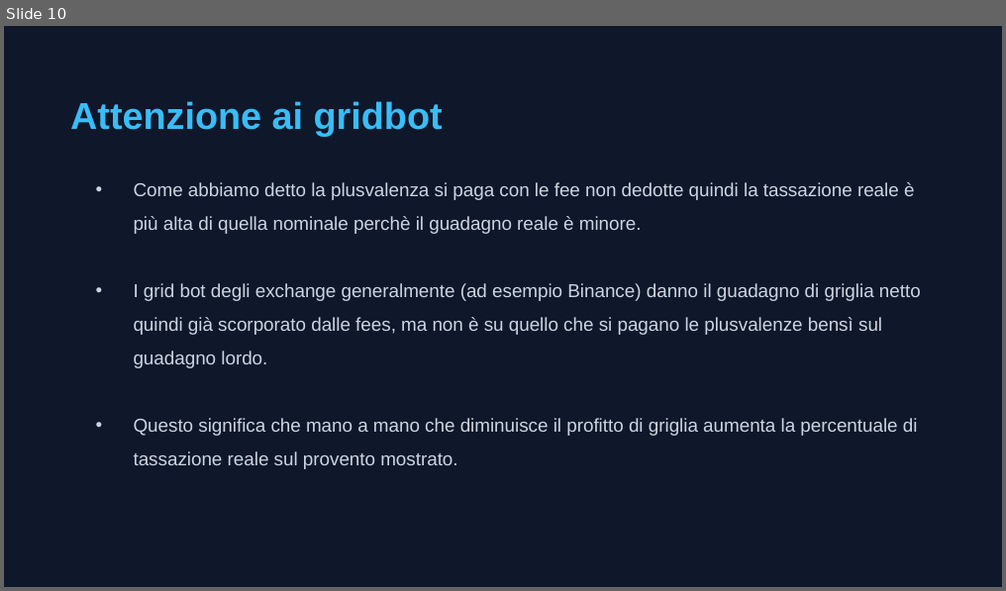
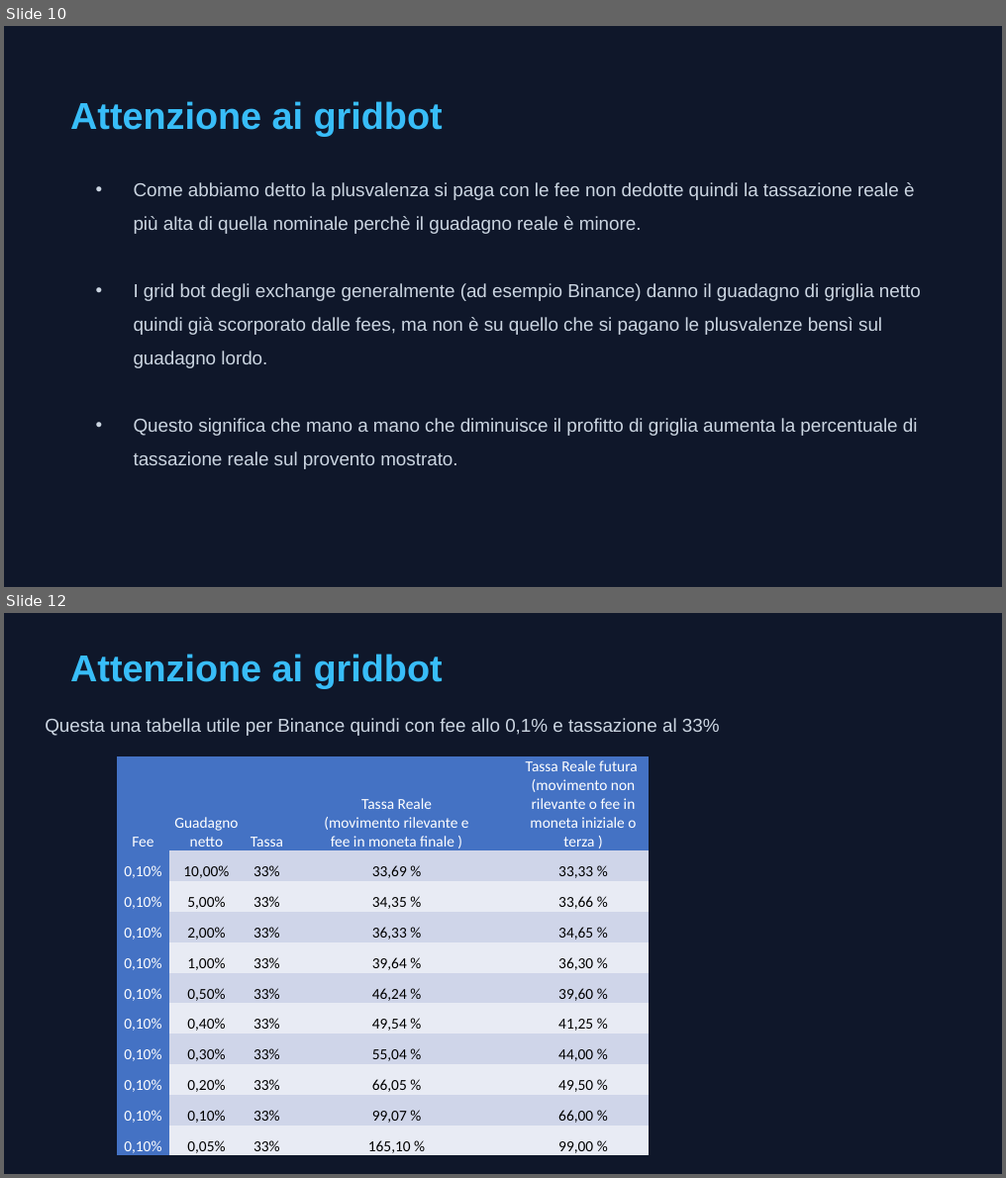
Before and after one commit to Lucapasselli/GiacenzeCrypto, a slide deck: Documentazione/Gestione delle fee.pptx. Shown one above the other, each under a label of ours: slide 10 before the commit, slides 10 and 12 after it; the slides between them are not shown. The pictures are 1006x591 and 1006x1178 pixels, drawn with LibreOffice and Linux fonts; fonts in the diff are those of the drawing. Boxes give left, top, right and bottom in pixels: in the first picture for what was removed or moved away, otherwise in the second. Text is boxed around its words. In the diff, an @@ line names an element or a change of style, - is before the commit and + after.

```diff
--- a/Documentazione/Gestione delle fee.pptx
+++ b/Documentazione/Gestione delle fee.pptx
@@ slide 12 added at (x1=4, y1=613, x2=1002, y2=1174), background #0F172A @@
@@ text added at (x1=70, y1=654, x2=443, y2=688), 27 pt, text #38BDF8, bold @@
+Attenzione ai gridbot
@@ text added at (x1=45, y1=718, x2=720, y2=736), 13.5 pt, text #CBD5E1 @@
+Questa una tabella utile per Binance quindi con fee allo 0,1% e tassazione al 33%
@@ table added at (x1=117, y1=757, x2=648, y2=1157), 11 rows, 7 columns @@
+Fee | Guadagno netto | Tassa |  | Tassa Reale (movimento rilevante e fee in moneta finale ) |  | Tassa Reale futura (movimento non rilevante o fee in moneta iniziale o terza )
+0,10% | 10,00% | 33% |  | 33,69 % |  | 33,33 %
+0,10% | 5,00% | 33% |  | 34,35 % |  | 33,66 %
+0,10% | 2,00% | 33% |  | 36,33 % |  | 34,65 %
+0,10% | 1,00% | 33% |  | 39,64 % |  | 36,30 %
+0,10% | 0,50% | 33% |  | 46,24 % |  | 39,60 %
+0,10% | 0,40% | 33% |  | 49,54 % |  | 41,25 %
+0,10% | 0,30% | 33% |  | 55,04 % |  | 44,00 %
+0,10% | 0,20% | 33% |  | 66,05 % |  | 49,50 %
+0,10% | 0,10% | 33% |  | 99,07 % |  | 66,00 %
+0,10% | 0,05% | 33% |  | 165,10 % |  | 99,00 %
```
Also in this commit, not shown: 6 slides changed, 2 slides removed.
